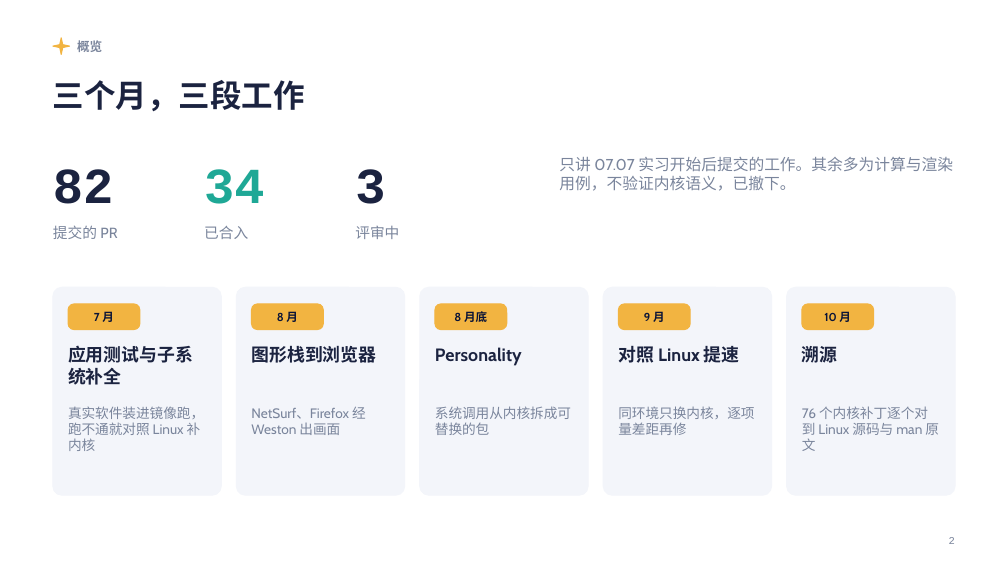
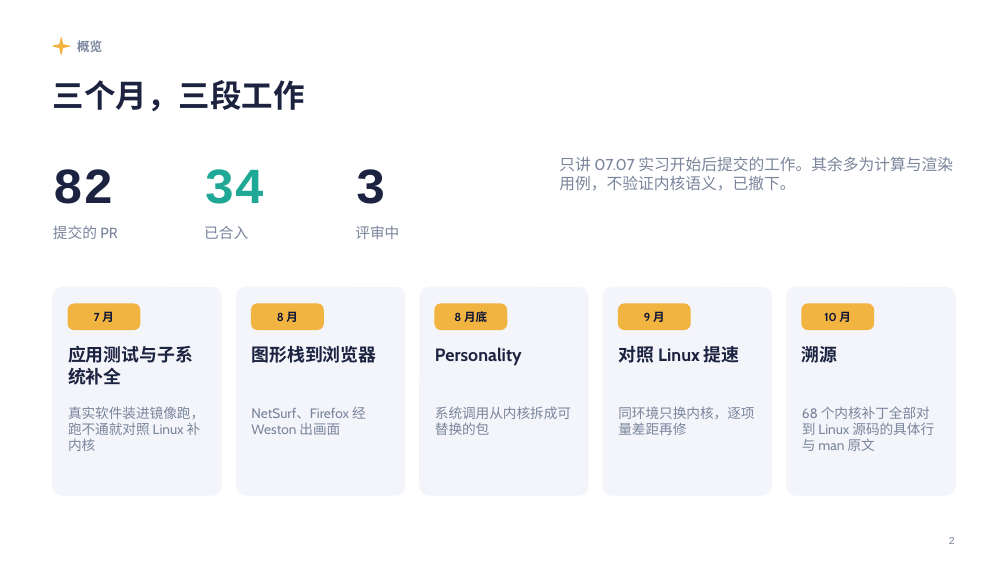
Before and after one commit to Lfan-ke/tgoskits, a slide deck: slide 2 of 实习总结.pptx. Drawn at 1008x567 pixels with LibreOffice and Linux fonts; fonts in the diff are those of the drawing. Boxes give left, top, right and bottom in pixels: in the first picture for what was removed or moved away, otherwise in the second. Text is boxed around its words. In the diff, an @@ line names an element or a change of style, - is before the commit and + after.

```diff
--- a/实习总结.pptx
+++ b/实习总结.pptx
@@ text at [802,406,934,451]: text changed @@
-76 个内核补丁逐个对到 Linux 源码与 man 原文
+68 个内核补丁全部对到 Linux 源码的具体行与 man 原文
```
Also in this commit, not shown: 1 other slide changed, 5 slides added.
